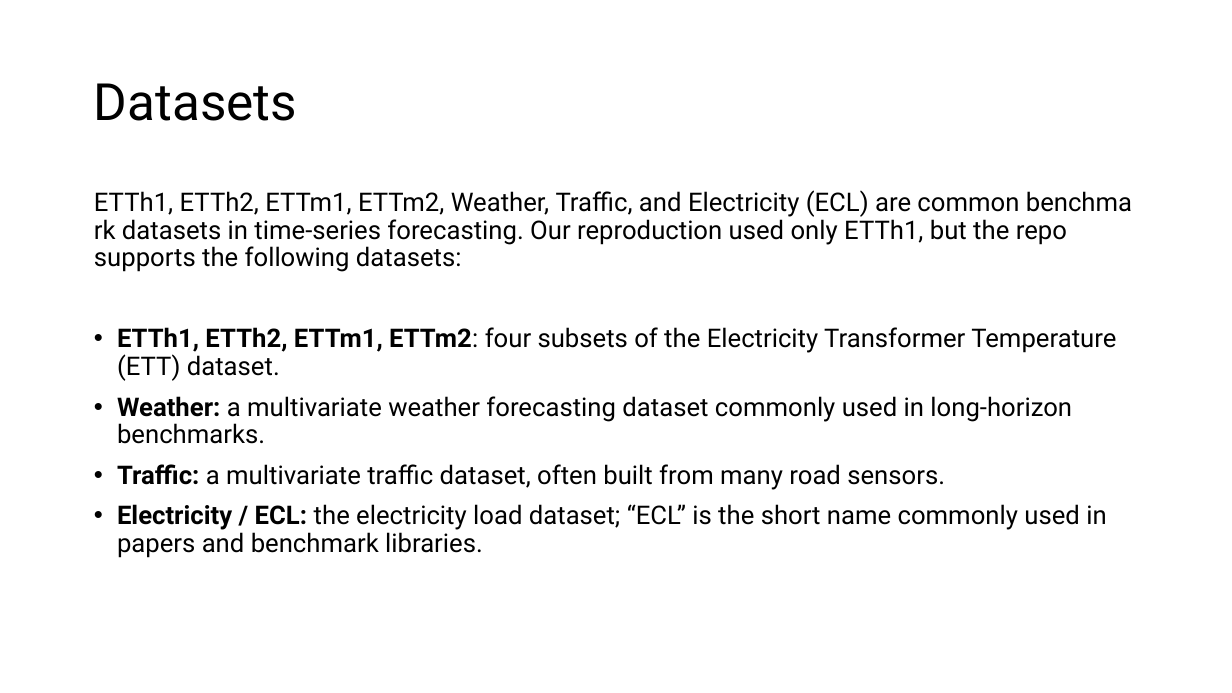
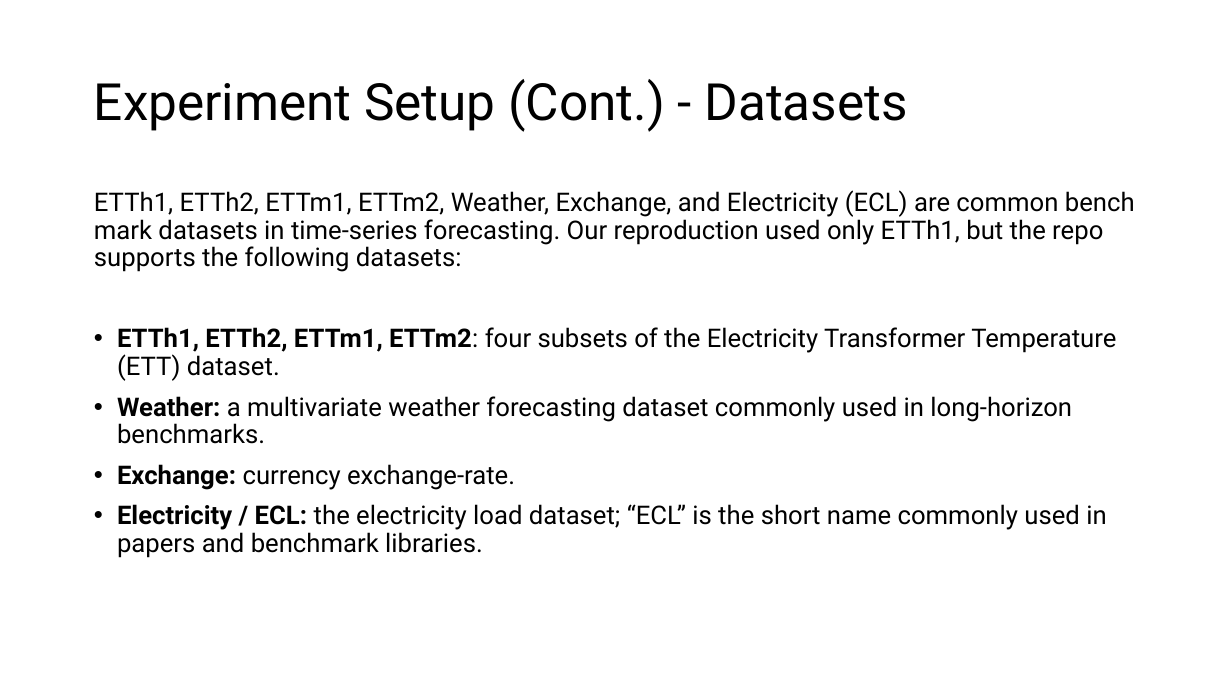
Before and after one commit to ZGRochelleDev/intelligent-systems-code-Review, a slide deck: slide 9 of deliverables/code-review-presentation.pptx. Drawn at 1232x693 pixels with LibreOffice and Linux fonts; fonts in the diff are those of the drawing. Boxes give left, top, right and bottom in pixels: in the first picture for what was removed or moved away, otherwise in the second. Text is boxed around its words. In the diff, an @@ line names an element or a change of style, - is before the commit and + after.

```diff
--- a/deliverables/code-review-presentation.pptx
+++ b/deliverables/code-review-presentation.pptx
@@ title at bbox=[94, 79, 908, 132]: text changed @@
-Datasets
+Experiment Setup (Cont.) - Datasets
@@ text at bbox=[94, 190, 1103, 272]: text changed @@
-ETTh1, ETTh2, ETTm1, ETTm2, Weather, Traffic, and Electricity (ECL) are common benchmark datasets in time-series forecasting. Our reproduction used only ETTh1, but the repo supports the following datasets:
+ETTh1, ETTh2, ETTm1, ETTm2, Weather, Exchange, and Electricity (ECL) are common benchmark datasets in time-series forecasting. Our reproduction used only ETTh1, but the repo supports the following datasets:
@@ text at bbox=[117, 464, 515, 490]: text changed @@
-• Traffic: a multivariate traffic dataset, often built from many road sensors.
+• Exchange: currency exchange-rate.
```
Also in this commit, not shown: 11 other slides changed, 3 slides added, 1 slide removed, 9 other files.
